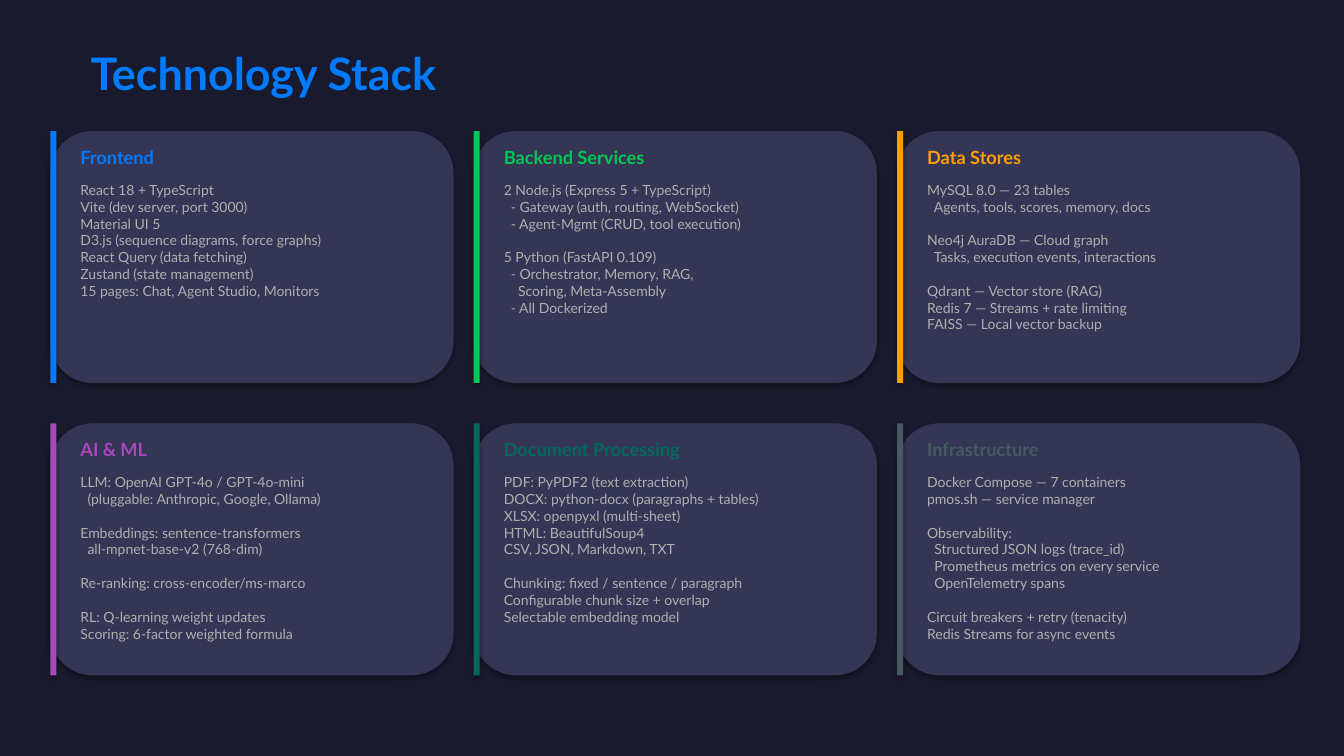
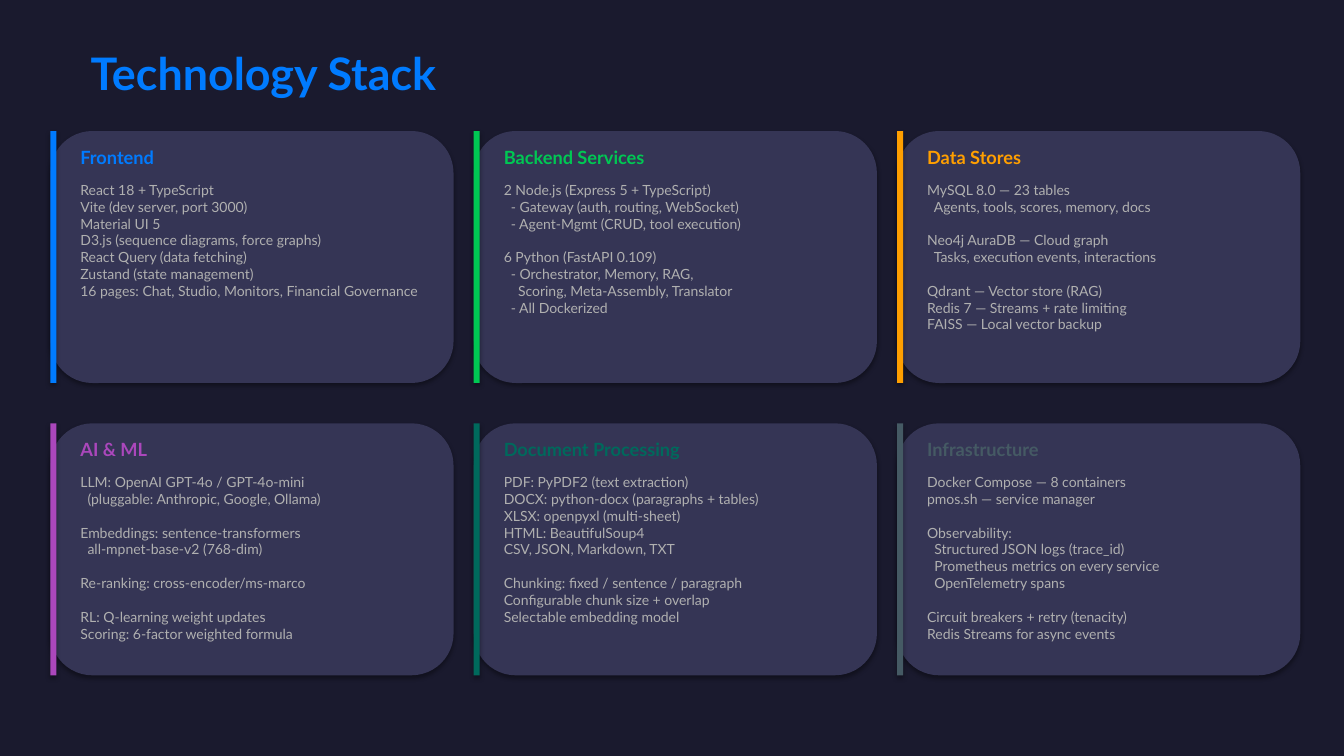
Before and after one commit to kreonakrish/pmos, a slide deck: slide 9 of docs/PMOS_Architecture_Presentation.pptx. Drawn at 1344x756 pixels with LibreOffice and Linux fonts; fonts in the diff are those of the drawing. Boxes give left, top, right and bottom in pixels: in the first picture for what was removed or moved away, otherwise in the second. Text is boxed around its words. In the diff, an @@ line names an element or a change of style, - is before the commit and + after.

```diff
--- a/docs/PMOS_Architecture_Presentation.pptx
+++ b/docs/PMOS_Architecture_Presentation.pptx
@@ text at [80,185,418,299]: text changed @@
-React 18 + TypeScript
-Vite (dev server, port 3000)
-Material UI 5
-D3.js (sequence diagrams, force graphs)
-React Query (data fetching)
-Zustand (state management)
-15 pages: Chat, Agent Studio, Monitors
+React 18 + TypeScript
+Vite (dev server, port 3000)
+Material UI 5
+D3.js (sequence diagrams, force graphs)
+React Query (data fetching)
+Zustand (state management)
+16 pages: Chat, Studio, Monitors, Financial Governance
@@ text at [504,184,741,313]: text changed @@
-2 Node.js (Express 5 + TypeScript)
-- Gateway (auth, routing, WebSocket)
-- Agent-Mgmt (CRUD, tool execution)
-5 Python (FastAPI 0.109)
-- Orchestrator, Memory, RAG,
-Scoring, Meta-Assembly
-- All Dockerized
+2 Node.js (Express 5 + TypeScript)
+- Gateway (auth, routing, WebSocket)
+- Agent-Mgmt (CRUD, tool execution)
+6 Python (FastAPI 0.109)
+- Orchestrator, Memory, RAG,
+Scoring, Meta-Assembly, Translator
+- All Dockerized
@@ text at [927,477,1159,641]: text changed @@
-Docker Compose — 7 containers
-pmos.sh — service manager
-Observability:
-Structured JSON logs (trace_id)
-Prometheus metrics on every service
-OpenTelemetry spans
-Circuit breakers + retry (tenacity)
-Redis Streams for async events
+Docker Compose — 8 containers
+pmos.sh — service manager
+Observability:
+Structured JSON logs (trace_id)
+Prometheus metrics on every service
+OpenTelemetry spans
+Circuit breakers + retry (tenacity)
+Redis Streams for async events
```
Also in this commit, not shown: 2 other slides changed, 1 other file.
